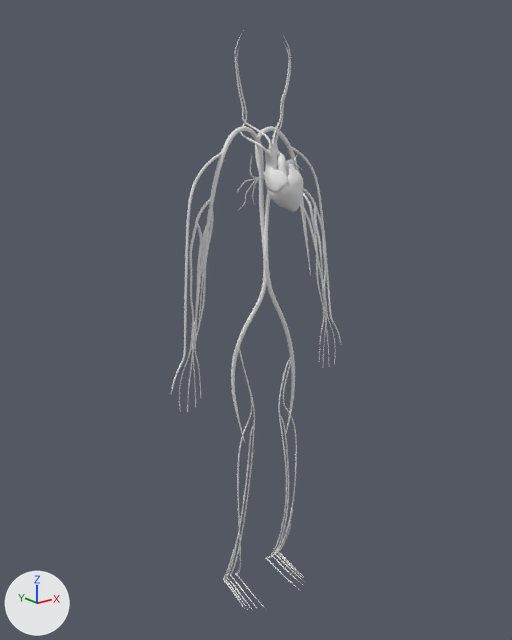
Before and after pictures for a commit that changed the glTF model public/SisCardiovascular.glb.
Before and after are seen from a 50 mm camera at (-3.44, -4.01, 4.22) aimed at (-0.04, 0.23, 2.52). Every picture has the same lights, and +X, +Y and +Z are marked at lower left. The older version comes first. Where no turn or scale is listed for an object, it has been applied to the vertices.
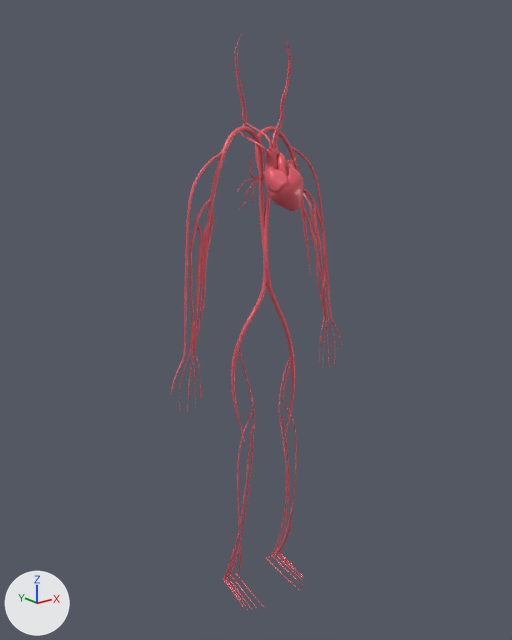
What changed in the scene script:
```text
Change me_nurbspath:
    where me_nurbspath.from_pydata(...)  # 1008 vertices, 2012 faces; spans x -0.08..0.23, y -0.05..0.09, z -1.58..0.73
    add me_nurbspath.materials.append(mat_arteriafemoralizq)  # red #ea616f
Change me_nurbspath_001:
    where me_nurbspath_001.from_pydata(...)  # 1584 vertices, 3164 faces; spans x -0.63..0.03, y -0.04..0.06, z -1.45..1.07
    add me_nurbspath_001.materials.append(mat_venacavaarteriaaorta)  # red #ea616f
Change me_nurbspath_010:
    where me_nurbspath_010.from_pydata(...)  # 1152 vertices, 2300 faces; spans x -0.041..0.581, y -0.053..0.225, z -0.317..0.944
    add me_nurbspath_010.materials.append(mat_subclava)  # red #ea616f
Change me_nurbspath_011:
    where me_nurbspath_011.from_pydata(...)  # 1296 vertices, 2568 faces; spans x -0.013..0.182, y -0.016..0.053, z -0.125..0.643
    add me_nurbspath_011.materials.append(mat_vcerebral)  # red #ea616f
Change me_nurbspath_012:
    where me_nurbspath_012.from_pydata(...)  # 1296 vertices, 2568 faces; spans x -0.048..0.169, y -0.025..0.053, z -0.122..0.594
    add me_nurbspath_012.materials.append(mat_acerebral)  # red #ea616f
Change me_nurbspath_013:
    where me_nurbspath_013.from_pydata(...)  # 1296 vertices, 2568 faces; spans x -0.193..-0.076, y -0.056..0.231, z -0.141..0.674
    add me_nurbspath_013.materials.append(mat_subcarotida)  # red #ea616f
Change me_nurbspath_014:
    where me_nurbspath_014.from_pydata(...)  # 1296 vertices, 2568 faces; spans x -0.195..-0.086, y -0.062..0.231, z -0.169..0.57
    add me_nurbspath_014.materials.append(mat_carotida)  # red #ea616f
Change me_mesh_0_001:
    where me_mesh_0_001.from_pydata(...)  # 9449 vertices, 18898 faces; spans x -0.175..0.149, y -0.12..0.12, z -0.203..0.298
    add me_mesh_0_001.materials.append(mat_corazon)  # red #ea616f
Change me_nurbspath_022:
    where me_nurbspath_022.from_pydata(...)  # 1296 vertices, 2568 faces; spans x 1.48..2.0, y -0.01..0.01, z -1.73..0.01
    add me_nurbspath_022.materials.append(mat_brazo1)  # red #ea616f
Change me_nurbspath_023:
    where me_nurbspath_023.from_pydata(...)  # 1440 vertices, 2856 faces; spans x 1.56..1.9, y -0.01..0.01, z -1.9..-0.31
    add me_nurbspath_023.materials.append(mat_brazo1_001)  # red #ea616f
Change me_nurbspath_024:
    where me_nurbspath_024.from_pydata(...)  # 1440 vertices, 2856 faces; spans x 1.628..1.8, y -0.01..0.01, z -1.907..-0.476
    add me_nurbspath_024.materials.append(mat_brazo1_002)  # red #ea616f
Change me_nurbspath_025:
    where me_nurbspath_025.from_pydata(...)  # 1440 vertices, 2856 faces; spans x 1.578..1.772, y -0.01..0.01, z -1.968..-0.479
    add me_nurbspath_025.materials.append(mat_brazo1_003)  # red #ea616f
Change me_nurbspath_026:
    where me_nurbspath_026.from_pydata(...)  # 1440 vertices, 2856 faces; spans x 1.69..1.876, y -0.01..0.026, z -1.892..-0.465
    add me_nurbspath_026.materials.append(mat_brazo1_004)  # red #ea616f
Change me_nurbspath_027:
    where me_nurbspath_027.from_pydata(...)  # 1440 vertices, 2856 faces; spans x -1.861..-1.69, y -0.024..0.167, z -1.892..-0.465
    add me_nurbspath_027.materials.append(mat_brazo1_005)  # red #ea616f
Change me_nurbspath_028:
    where me_nurbspath_028.from_pydata(...)  # 1440 vertices, 2856 faces; spans x -1.772..-1.578, y -0.01..0.157, z -1.968..-0.472
    add me_nurbspath_028.materials.append(mat_brazo1_006)  # red #ea616f
Change me_nurbspath_029:
    where me_nurbspath_029.from_pydata(...)  # 1440 vertices, 2856 faces; spans x -1.8..-1.628, y -0.006..0.108, z -1.907..-0.475
    add me_nurbspath_029.materials.append(mat_brazo1_007)  # red #ea616f
Change me_nurbspath_030:
    where me_nurbspath_030.from_pydata(...)  # 1440 vertices, 2856 faces; spans x -1.89..-1.56, y 0.0..0.17, z -1.9..-0.31
    add me_nurbspath_030.materials.append(mat_brazo1_008)  # red #ea616f
Change me_nurbspath_031:
    where me_nurbspath_031.from_pydata(...)  # 1296 vertices, 2568 faces; spans x -2.0..-1.48, y -0.01..0.17, z -1.73..0.01
    add me_nurbspath_031.materials.append(mat_brazo1_009)  # red #ea616f
Change me_nurbspath_015:
    where me_nurbspath_015.from_pydata(...)  # 1440 vertices, 2856 faces; spans x -0.33..-0.15, y -0.26..0.22, z -2.35..0.01
    add me_nurbspath_015.materials.append(mat_nurbspath)  # red #ea616f
Change me_nurbspath_016:
    where me_nurbspath_016.from_pydata(...)  # 1440 vertices, 2856 faces; spans x -0.29..-0.13, y -0.22..0.22, z -2.34..0.01
    add me_nurbspath_016.materials.append(mat_nurbspath_001)  # red #ea616f
Change me_nurbspath_017:
    where me_nurbspath_017.from_pydata(...)  # 2304 vertices, 4560 faces; spans x -0.3..0.3, y -0.19..0.22, z -2.34..-0.71
    add me_nurbspath_017.materials.append(mat_nurbspath_002)  # red #ea616f
Change me_nurbspath_018:
    where me_nurbspath_018.from_pydata(...)  # 1728 vertices, 3408 faces; spans x -0.328..0.328, y -0.157..0.209, z -2.343..-1.662
    add me_nurbspath_018.materials.append(mat_nurbspath_003)  # red #ea616f
Change me_nurbspath_019:
    where me_nurbspath_019.from_pydata(...)  # 1728 vertices, 3408 faces; spans x -0.345..0.345, y -0.133..0.21, z -2.343..-1.851
    add me_nurbspath_019.materials.append(mat_nurbspath_004)  # red #ea616f
Change me_nurbspath_020:
    where me_nurbspath_020.from_pydata(...)  # 1392 vertices, 2760 faces; spans x 0.15..0.33, y -0.26..0.22, z -2.35..-0.2
    add me_nurbspath_020.materials.append(mat_nurbspath_005)  # red #ea616f
Change me_nurbspath_021:
    where me_nurbspath_021.from_pydata(...)  # 1404 vertices, 2784 faces; spans x 0.13..0.26, y -0.22..0.22, z -2.34..-0.16
    add me_nurbspath_021.materials.append(mat_nurbspath_006)  # red #ea616f
```

What differs and where, as boxes [x1, y1, x2, y2] in the pictures (512 x 640 px):
'VenaCavaArteriaAorta', recoloured
    both: [198, 126, 267, 443]
'Corazon', recoloured (white to red)
    both: [265, 143, 303, 212]
'ArteriaFemoralIzq', recoloured
    both: [264, 189, 295, 433]
'Brazo1', recoloured
    both: [171, 152, 222, 394]
'Subclava', recoloured
    both: [255, 126, 311, 276]
'NurbsPath.002', recoloured
    both: [226, 416, 302, 610]
'Brazo1.001', recoloured
    both: [179, 198, 212, 413]
'Brazo1.009', recoloured
    both: [292, 147, 341, 344]
'NurbsPath', recoloured
    both: [235, 349, 265, 608]
'Brazo1.002', recoloured
    both: [187, 223, 203, 412]
'NurbsPath.005', recoloured
    both: [266, 360, 301, 591]
'NurbsPath.006', recoloured
    both: [271, 358, 303, 585]
'Brazo1.003', recoloured
    both: [194, 208, 214, 396]
'NurbsPath.001', recoloured
    both: [230, 348, 258, 609]
'Brazo1.006', recoloured
    both: [303, 192, 324, 359]
'Brazo1.008', recoloured
    both: [303, 188, 335, 365]
'Brazo1.004', recoloured
    both: [192, 223, 208, 407]
'Brazo1.005', recoloured
    both: [303, 207, 327, 360]
'Brazo1.007', recoloured
    both: [314, 205, 329, 356]
'SubCarotida', recoloured
    both: [235, 32, 272, 148]
'Carotida', recoloured
    both: [236, 48, 268, 152]
'NurbsPath.004', recoloured
    both: [223, 523, 304, 609]
'ACerebral', recoloured
    both: [271, 42, 290, 144]
'VCerebral', recoloured
    both: [274, 35, 291, 144]
'NurbsPath.003', recoloured
    both: [225, 508, 303, 609]
